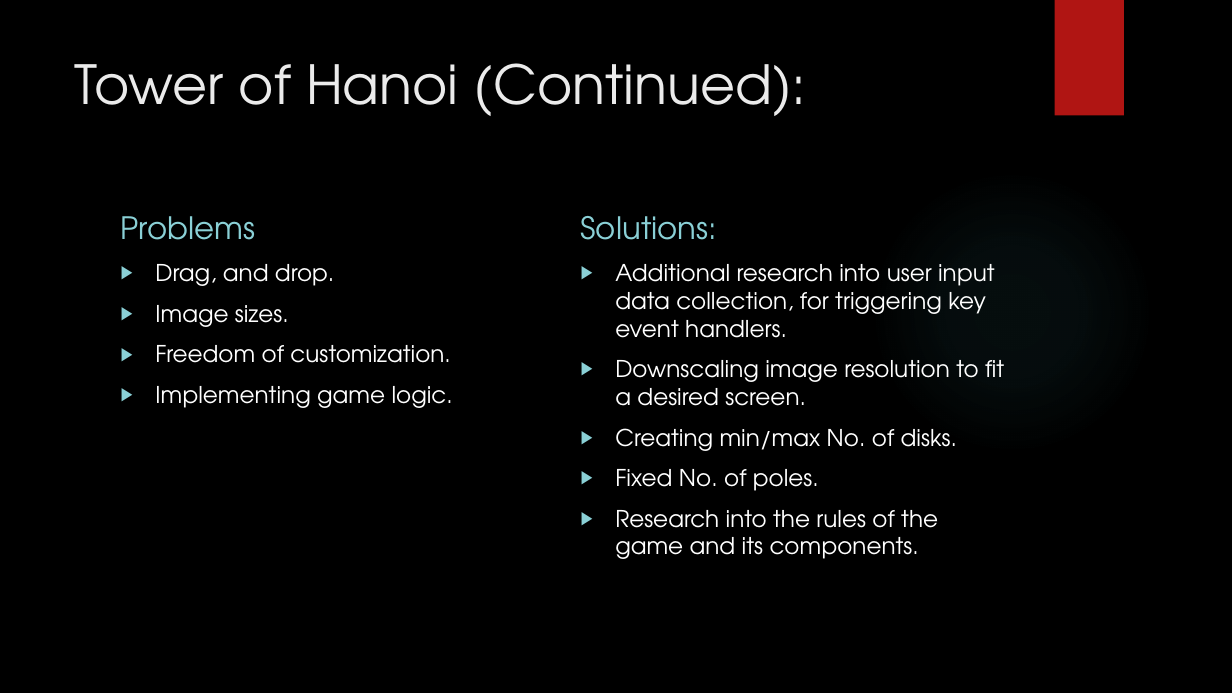
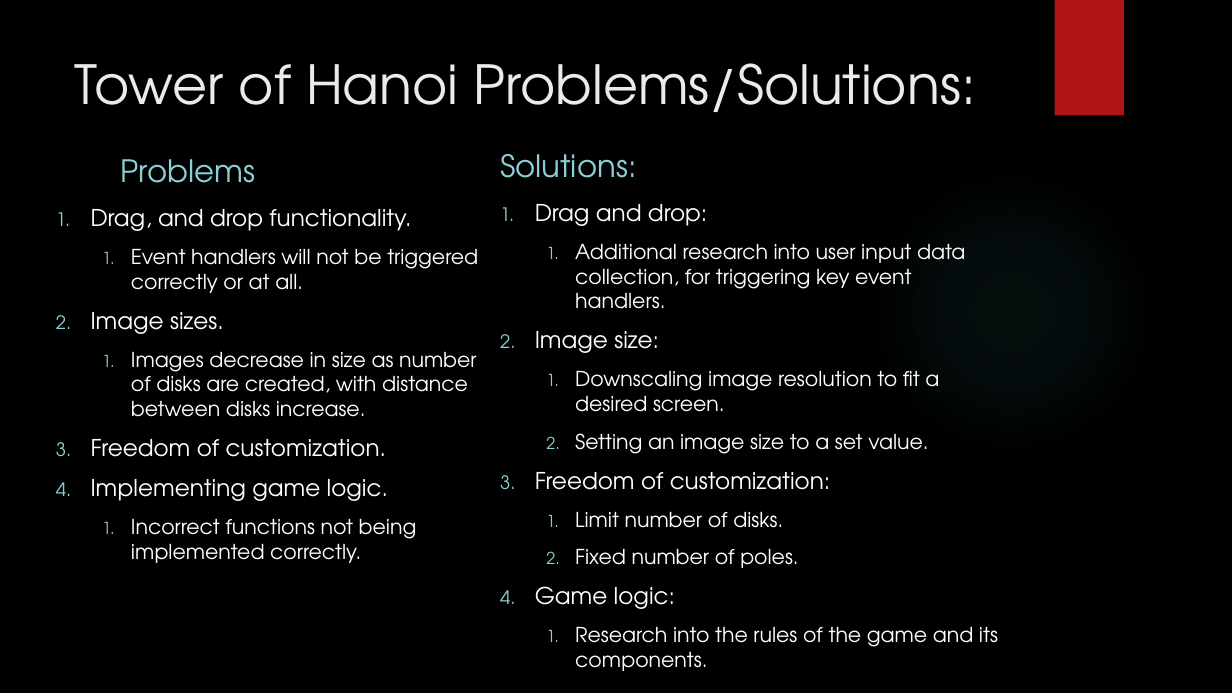
Before and after one commit to IgnitionOrk/SCaR_Arcade, a slide deck: slide 11 of SCaRArcade.pptx. Drawn at 1232x693 pixels with LibreOffice and Linux fonts; fonts in the diff are those of the drawing; background and template pictures are left out. Boxes give left, top, right and bottom in pixels: in the first picture for what was removed or moved away, otherwise in the second. Text is boxed around its words. In the diff, an @@ line names an element or a change of style, - is before the commit and + after.

Commit message:
Updated the powerpoint slide by added additional information

```diff
--- a/SCaRArcade.pptx
+++ b/SCaRArcade.pptx
@@ title at (x1=75, y1=63, x2=976, y2=112): text changed @@
-Tower of Hanoi (Continued):
+Tower of Hanoi Problems/Solutions:
@@ text "Problems" moved from (x1=121, y1=216, x2=256, y2=240) to (x1=121, y1=159, x2=256, y2=183) @@
@@ text "Solutions:" moved from (x1=581, y1=216, x2=717, y2=240) to (x1=500, y1=154, x2=636, y2=178) @@
@@ text "Drag, and drop functionality." moved from (x1=155, y1=264, x2=453, y2=408) to (x1=91, y1=209, x2=477, y2=563) @@
@@ text at (x1=91, y1=209, x2=411, y2=231): text changed; size 18 to 16 pt @@
-▶ Drag, and drop.
+1. Drag, and drop functionality.
+  1. Event handlers will not be triggered correctly or at all.
@@ text "Drag and drop:" moved from (x1=615, y1=264, x2=1004, y2=559) to (x1=535, y1=204, x2=998, y2=647) @@
@@ text at (x1=535, y1=204, x2=707, y2=226): paragraph added @@
+1. Drag and drop:
@@ text at (x1=575, y1=244, x2=998, y2=647): size 18 to 16 pt in "Additional research into user input data collection, ...", "Downscaling image resolution to fit a desired ...", "Research into the rules of the game ..."; bullet ▶ to 1.; list level 1 to 2 in "Additional research into user input ..."; list level 1 to 2 in "Downscaling image resolution to fit ..."; list level 1 to 2 in "Research into the rules of ..." @@
@@ text at (x1=131, y1=352, x2=477, y2=417): paragraph added @@
+  1. Images decrease in size as number of disks are created, with distance between disks increase.
@@ text at (x1=535, y1=331, x2=659, y2=353): paragraph added @@
+2. Image size:
@@ text at (x1=91, y1=439, x2=388, y2=501): bullet ▶ to 1. @@
@@ text at (x1=535, y1=433, x2=928, y2=609): text changed; size 18 to 16 pt @@
-▶ Creating min/max No. of disks.
-▶ Fixed No. of poles.
+  2. Setting an image size to a set value.
+3. Freedom of customization:
+  1. Limit number of disks.
+  2. Fixed number of poles.
+4. Game logic:
@@ text at (x1=131, y1=519, x2=417, y2=563): paragraph added @@
+  1. Incorrect functions not being implemented correctly.
```
Also in this commit, not shown: 4 other slides changed.
